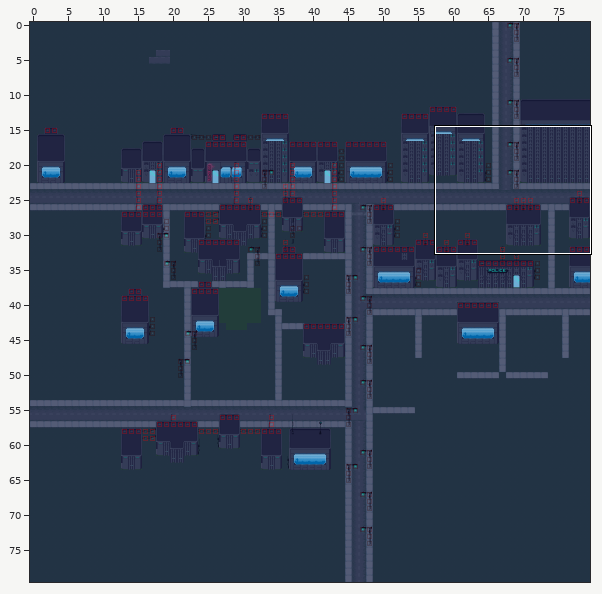
Tiled map, stored at tiledMaps/City.tmx. The picture above shows the old version from afar; the outline marks the close-up.
Close-up. Before the edit:
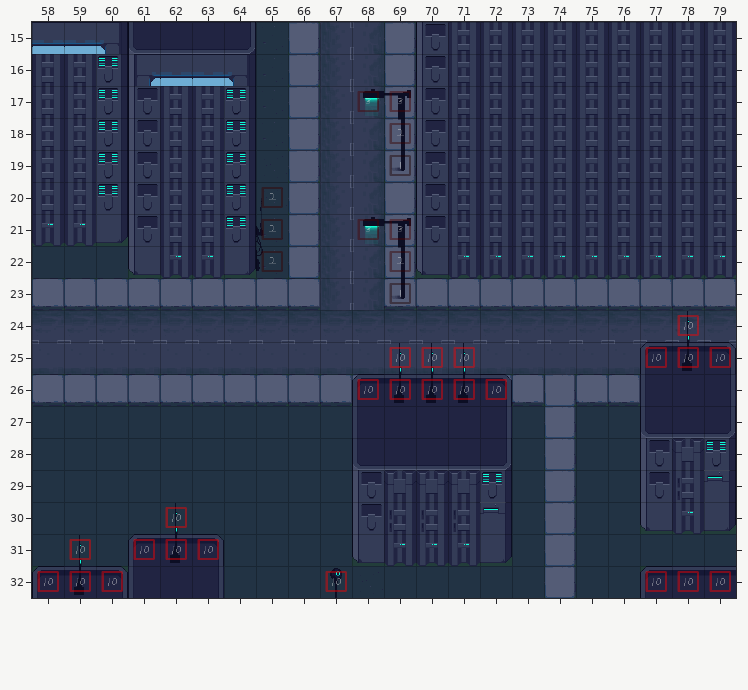
Cells are 40x40 px. Shown: x 58..79, y 15..32. The commit also changed other parts of the map, which this record leaves out.
Now the later version:
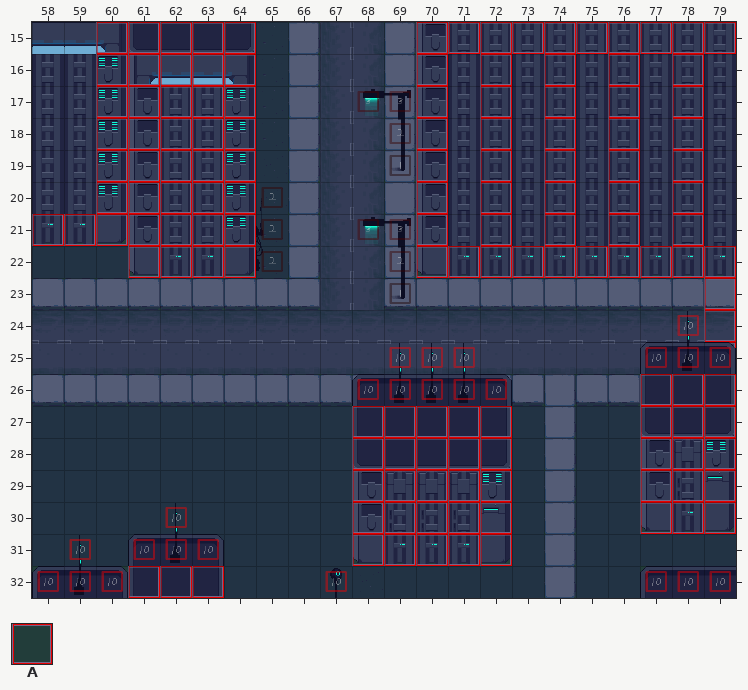
Key: from "AllTiles": A 1.
_ is an empty cell.
Tiles of an added or newly shown layer are drawn over the layers below it.
Change:
Layer "Interactable" (now shown):
There is now tile A in row 15 at x 60 to 64 and 70 to 79; in rows 16 to 20 at x 60 to 64, 70, 72, 74, 76 and 78; in row 21 at x 58 to 64, 70, 72, 74, 76 and 78; in row 22 at x 61 to 64 and 70 to 79; in rows 23 to 25 at x 79; in row 26 at x 77 to 79.
There is now tile A in rows 27 to 30 at x 68 to 72 and 77 to 79; in row 31 at x 68 to 72; in row 32 at x 61 to 63.
Where, in picture pixels (left, top, right, bottom), the same in both close-ups:
added: (32, 22, 256, 278)
added: (352, 22, 736, 566)
added: (128, 566, 224, 598)
